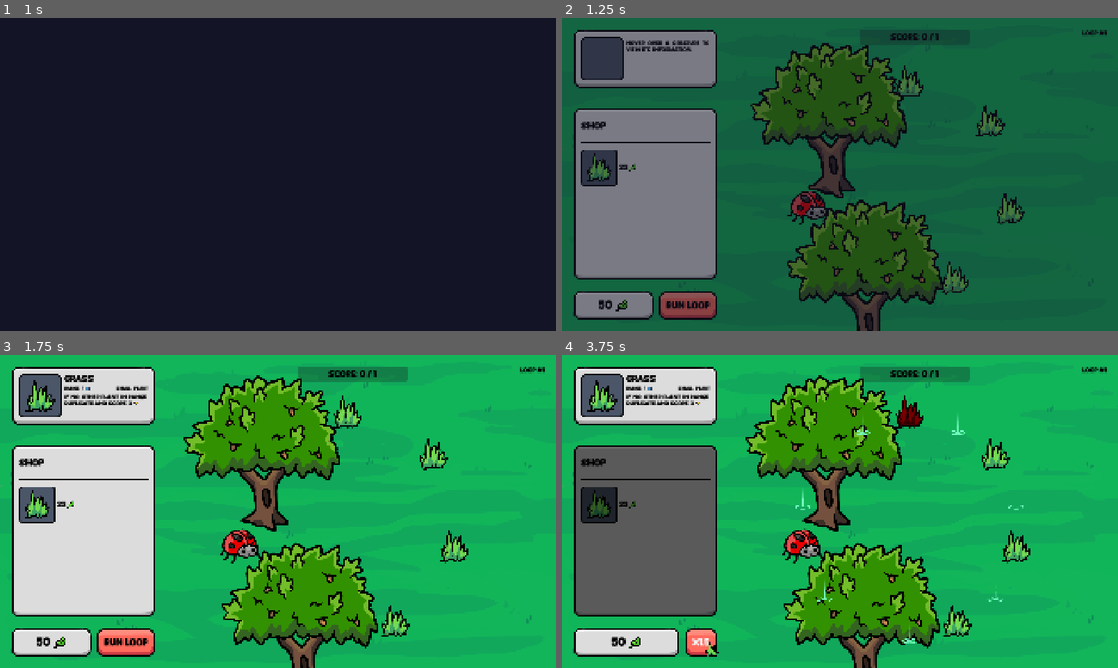
Above: before the commit, frames 1-4 (two rows, left to right).
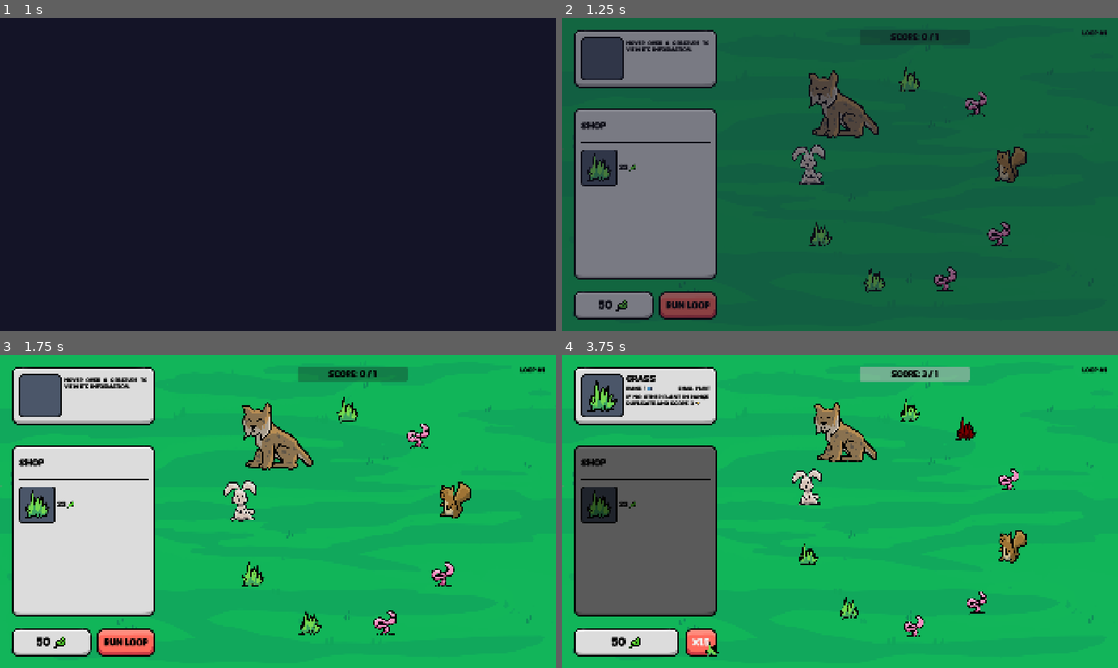
Above: after the commit, the same moments.

Repository: elliotfontaine/gmtk-2025-submission
Game: Godot game, scene res://scenes/main_menu.tscn
The game is run twice, just before and just after one commit, with the same random seed, the same clock (stepped at 60 frames per second) and the same inputs. The engine's default icon, where the game draws it, is replaced by a stand-in: a white triangle on a blue panel in a dark square.
Inputs (mouse positions are in pixels of both pictures, inside the frame that each line leads up to):
- Up to frame 1 (1 s): click "play." at 0.5 s
- Up to frame 2 (1.25 s): no input
- Up to frame 3 (1.75 s): tap Enter at 1.25 s; drag from (350, 417) to (428, 458) at 1.27 s
- Up to frame 4 (3.75 s): click (606, 505) at 2 s; click "Run Loop" at 2.75 s; click "x1" at 3.5 s

Frame 1 is identical in both runs. In frame 2, 17% of the frame differs, in the area x 33-84%, y 8-100%; in frame 3, 19%, in the area x 4-85%, y 6-100%; in frame 4, 18%.

Commit message:
squirrel

Diff:
--- a/resources/species/squirrel.tres
+++ b/resources/species/squirrel.tres
@@ -10,11 +10,11 @@
 id = 17
 family = 1
 size = 1
-rarity = 0
+rarity = 3
 title = "Squirrel"
 texture = ExtResource("2_tqnkq")
-default_range = 0
-effect_text = "No effect text."
+default_range = 3
+effect_text = "Pulls the furthest small plant in range to itself to gain 5 [img={20, 20}]res://assets/sprites/ui/money.png[/img]."
 score_reward_1 = 0
 score_reward_2 = 0
 money_reward_1 = 0
--- a/scenes/world.gd
+++ b/scenes/world.gd
@@ -62,12 +62,14 @@
 func _ready() -> void:
 	money = money # (to trigger label update)
 	add_creature(1,Constants.SPECIES.GRASS)
+	add_creature(1,Constants.SPECIES.WORM)
+	add_creature(1,Constants.SPECIES.SQUIRREL)
+	add_creature(1,Constants.SPECIES.WORM)
+	add_creature(1,Constants.SPECIES.WORM)
 	add_creature(1,Constants.SPECIES.GRASS)
 	add_creature(1,Constants.SPECIES.GRASS)
-	add_creature(1,Constants.SPECIES.GRASS)
-	add_creature(1,Constants.SPECIES.OAK)
-	add_creature(1,Constants.SPECIES.LADYBUG)
-	add_creature(1,Constants.SPECIES.OAK)
+	add_creature(1,Constants.SPECIES.BUNNY)
+	add_creature(1,Constants.SPECIES.LYNX)
 	next_level()
 
 ##to call whenever you affect the number of creatures in the loop
@@ -289,6 +291,14 @@
 			money += creature.species.money_reward_1 * count_how_many_in_loop(Constants.SPECIES.EGG)
 		Constants.SPECIES.OAK:
 			await create_in_a_random_space_in_range(creature,Constants.SPECIES.ACORN,creature.species.default_range)
+		Constants.SPECIES.SQUIRREL:
+			var neighbours = get_neighbours_in_range(creature, creature.current_range)
+			var furthest_small_plant_in_range :Creature
+			for neighbour in neighbours:
+				if neighbour.species.family == Constants.FAMILIES.PLANT and neighbour.species.size == Constants.SIZES.SMALL:
+					furthest_small_plant_in_range = neighbour
+			if furthest_small_plant_in_range:
+				pull_to_creature(creature,furthest_small_plant_in_range)
 	await get_tree().create_timer(game_speed).timeout
 	return
 
@@ -455,7 +465,14 @@
 	creatures.erase(who)
 	creatures.insert(where,who)
 	await update_creature_positions()
-	print(creatures)
+
+func pull_to_creature(puller:Creature,pulled:Creature) -> void:
+	var id_puller :int = creatures.find(puller)
+	var id_pulled :int = creatures.find(pulled)
+	if id_puller > id_pulled:
+		move_to(pulled,id_puller-1)
+	else:
+		move_to(pulled,id_puller+1)
 
 #endregion
 
